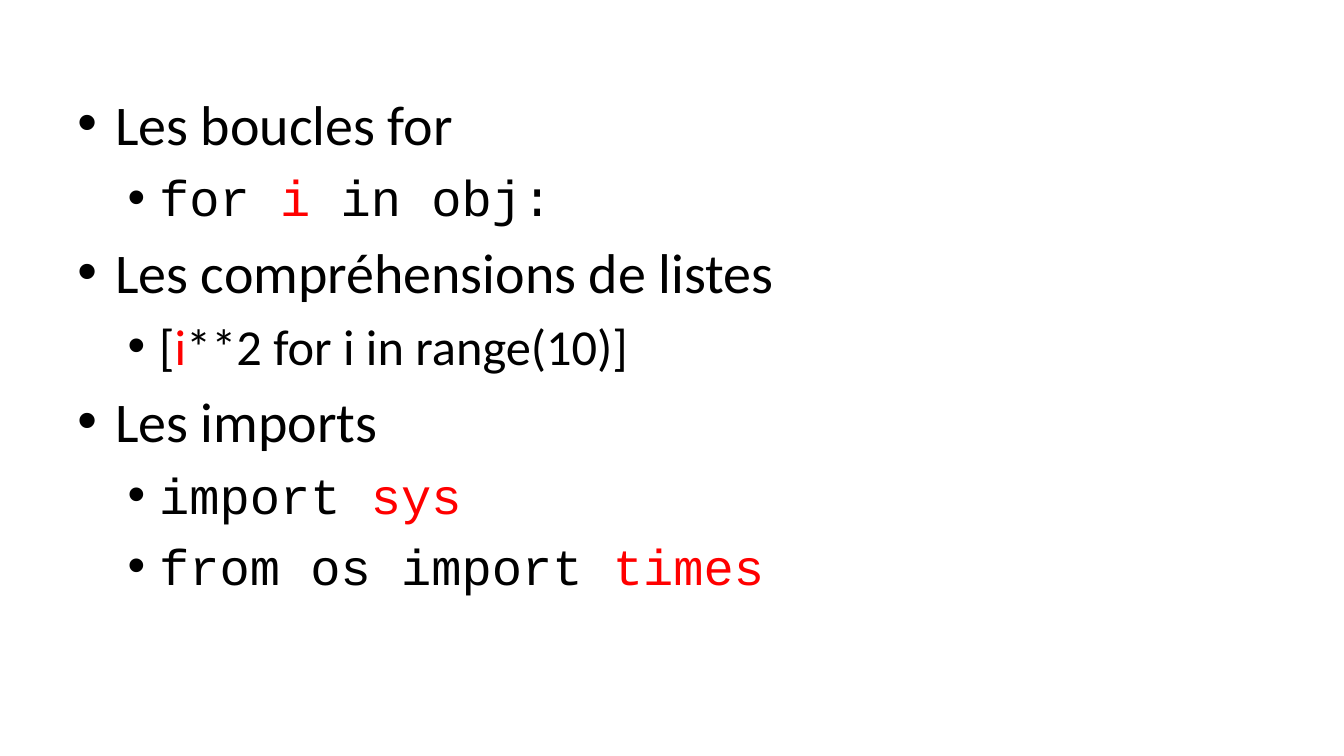
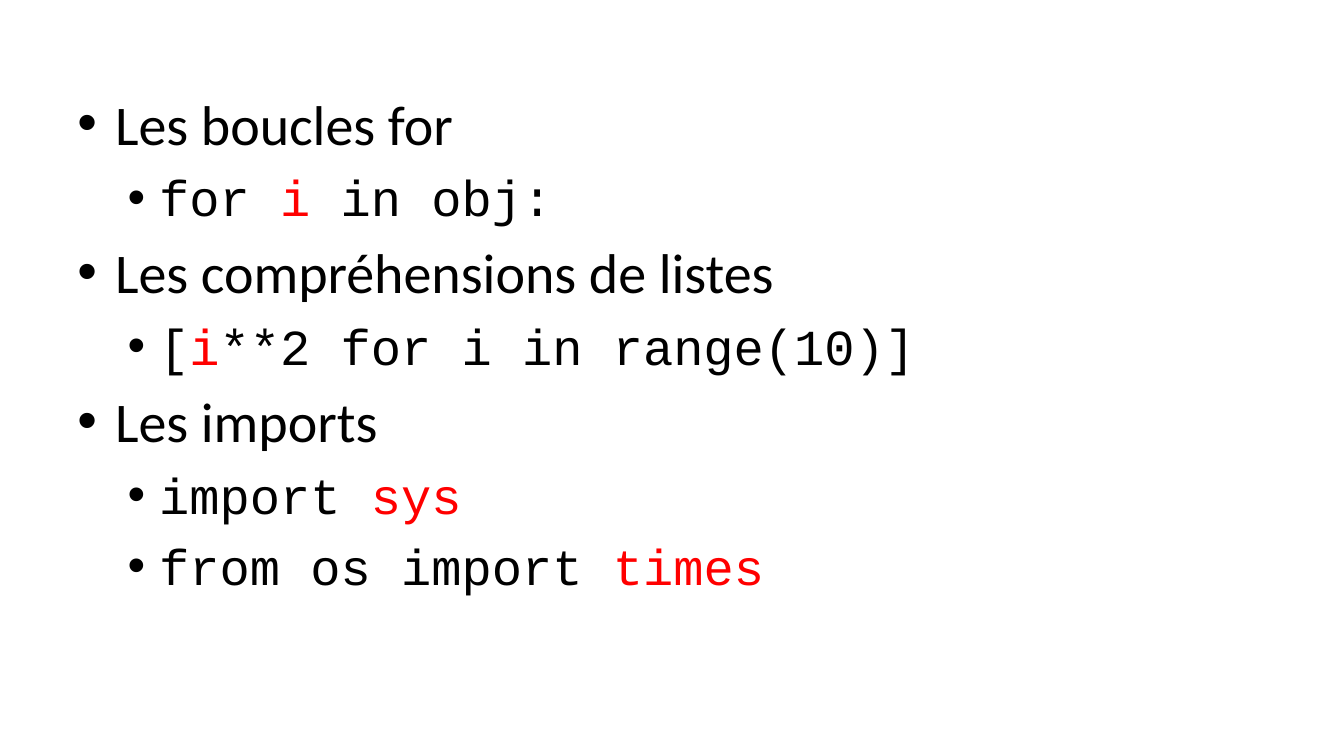
Before and after one commit to parmentelat/flotpython-archive, a slide deck: slide 2 of semaine4/CO12AL-W4-VIDEO09-SLIDE01.pptx. Drawn at 1344x756 pixels with LibreOffice and Linux fonts; fonts in the diff are those of the drawing. Boxes give left, top, right and bottom in pixels: in the first picture for what was removed or moved away, otherwise in the second. Text is boxed around its words. In the diff, an @@ line names an element or a change of style, - is before the commit and + after.

```diff
--- a/semaine4/CO12AL-W4-VIDEO09-SLIDE01.pptx
+++ b/semaine4/CO12AL-W4-VIDEO09-SLIDE01.pptx
@@ text at bbox=[159, 329, 915, 376]: font Calibri to Courier New in "[i**2 for i in range(10)]" @@
```
Also in this commit, not shown: 2 other slides changed, 4 other files.
